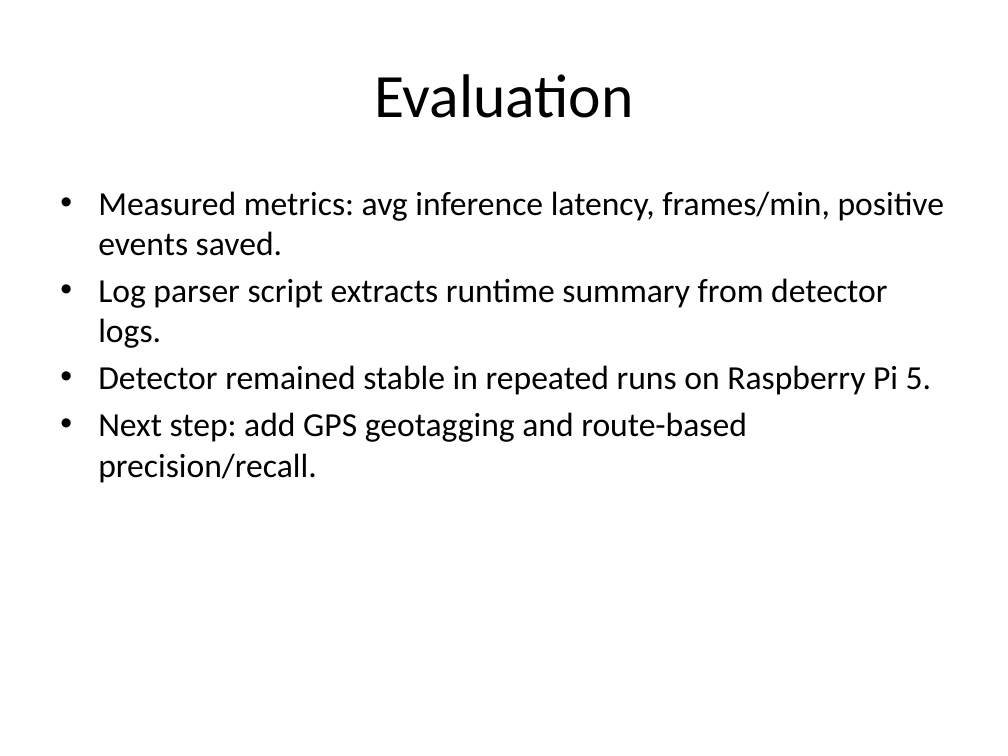
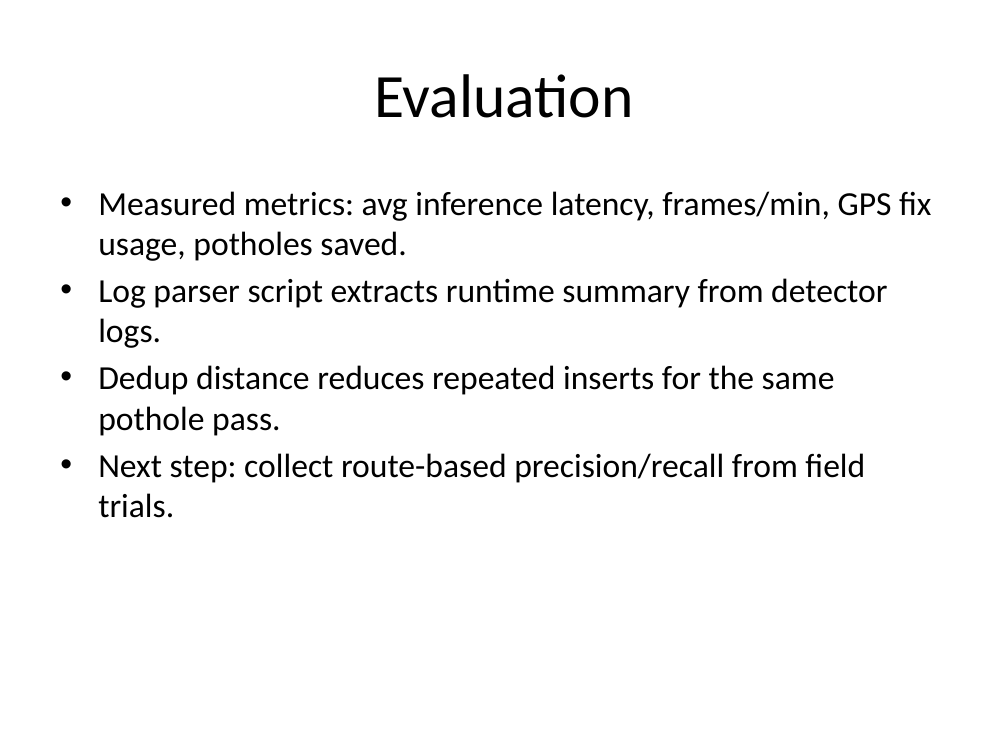
Before and after one commit to Josh7511/pothole-detection, a slide deck: slide 7 of Pothole_Detection_Presentation.pptx. Drawn at 1008x756 pixels with LibreOffice and Linux fonts; fonts in the diff are those of the drawing. Boxes give left, top, right and bottom in pixels: in the first picture for what was removed or moved away, otherwise in the second. Text is boxed around its words. In the diff, an @@ line names an element or a change of style, - is before the commit and + after.

```diff
--- a/Pothole_Detection_Presentation.pptx
+++ b/Pothole_Detection_Presentation.pptx
@@ text at bbox=[98, 191, 931, 261]: text changed @@
-• Measured metrics: avg inference latency, frames/min, positive events saved.
+• Measured metrics: avg inference latency, frames/min, GPS fix usage, potholes saved.
@@ text at bbox=[98, 365, 865, 518]: text changed @@
-• Detector remained stable in repeated runs on Raspberry Pi 5.
-• Next step: add GPS geotagging and route-based precision/recall.
+• Dedup distance reduces repeated inserts for the same pothole pass.
+• Next step: collect route-based precision/recall from field trials.
```
Also in this commit, not shown: 7 other slides changed, 5 other files.
